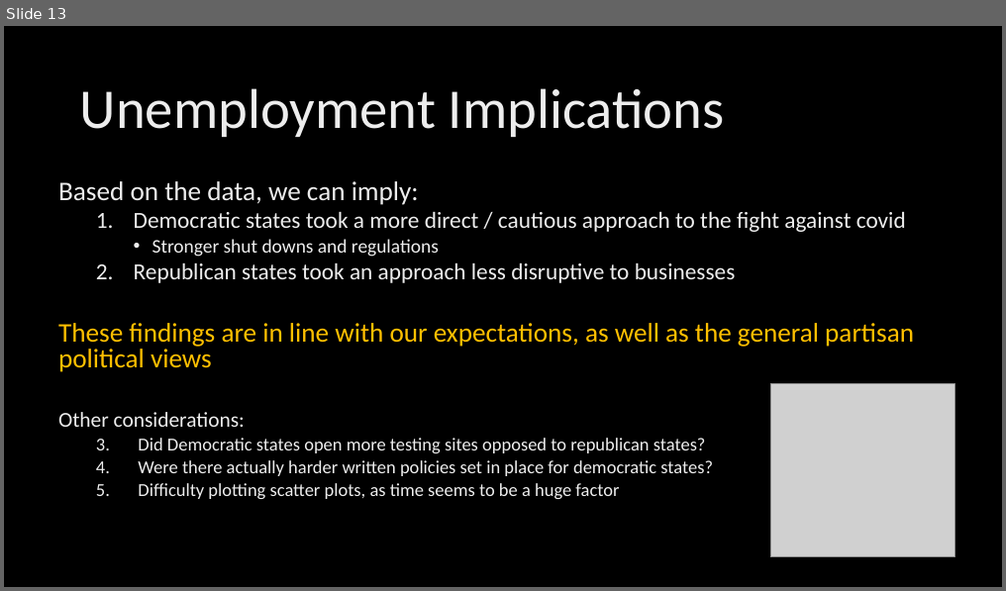
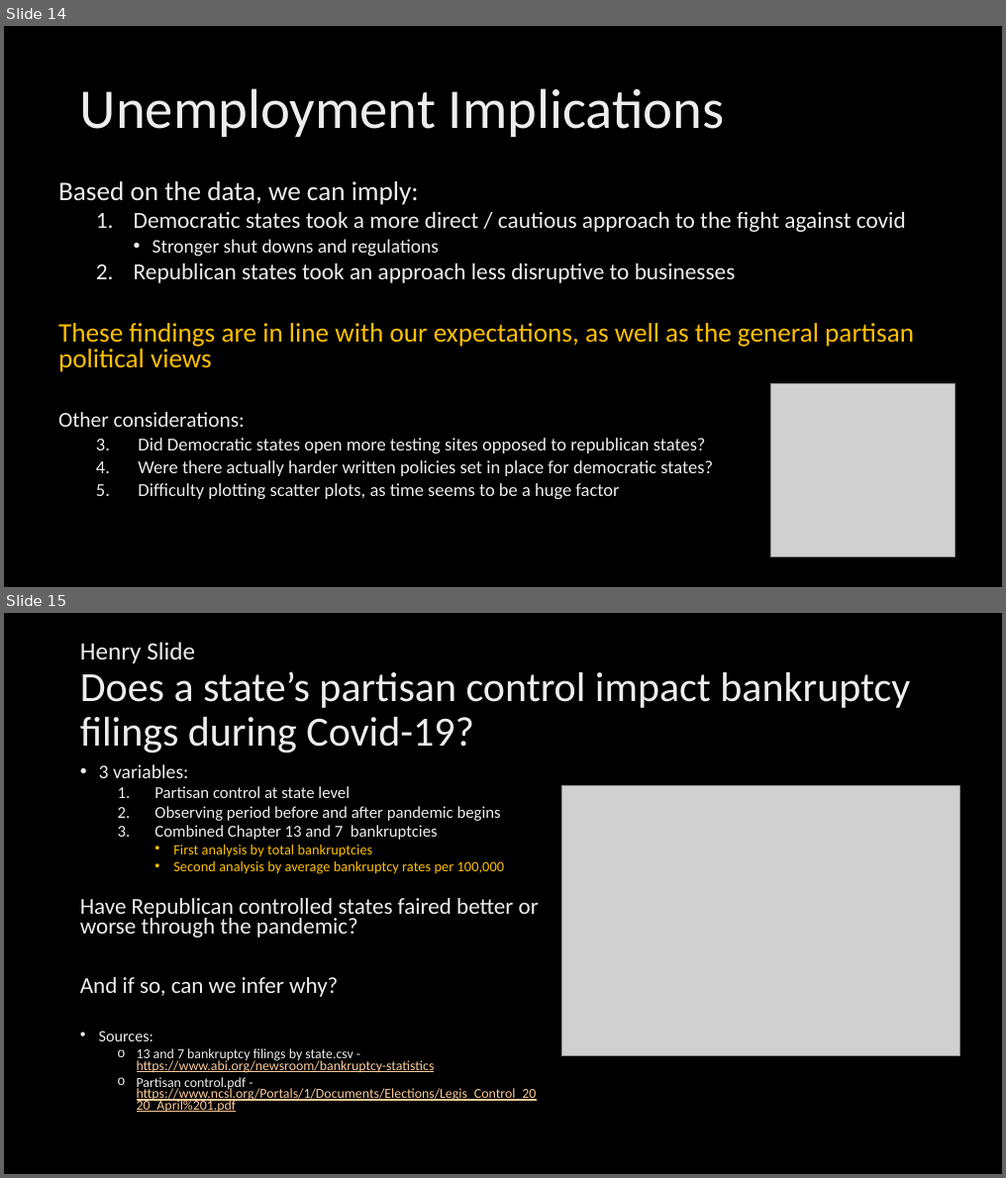
Before and after one commit to NUbee65/project-1-challenge, a slide deck: State Partisan Control affects on Covid - BrookC Variant.pptx. Shown one above the other, each under a label of ours: slide 13 before the commit, slides 14 and 15 after it. The pictures are 1006x591 and 1006x1178 pixels, drawn with LibreOffice and Linux fonts; fonts in the diff are those of the drawing; grey boxes stand for pictures; background and template pictures are left out. Boxes give left, top, right and bottom in pixels: in the first picture for what was removed or moved away, otherwise in the second. Text is boxed around its words. In the diff, an @@ line names an element or a change of style, - is before the commit and + after.

```diff
--- a/State Partisan Control affects on Covid - BrookC Variant.pptx
+++ b/State Partisan Control affects on Covid - BrookC Variant.pptx
@@ slide 15 added at box(4, 613, 1002, 1174), background picture (left out) @@
@@ title added at box(80, 642, 910, 754), 40 pt, text gradient #BFBFBF to #EDEDED to #FFFFFF @@
+Henry Slide
+Does a state’s partisan control impact bankruptcy filings during Covid-19?
@@ text added at box(80, 764, 539, 1112), 13.2 pt, text gradient #BFBFBF to #EDEDED to #FFFFFF @@
+• 3 variables:
+  1. Partisan control at state level
+  2. Observing period before and after pandemic begins
+  3. Combined Chapter 13 and 7 bankruptcies
+    • First analysis by total bankruptcies
+    • Second analysis by average bankruptcy rates per 100,000
+Have Republican controlled states faired better or worse through the pandemic?
+And if so, can we infer why?
+• Sources:
+  o 13 and 7 bankruptcy filings by state.csv - https://www.abi.org/newsroom/bankruptcy-statistics
+  o Partisan control.pdf - https://www.ncsl.org/Portals/1/Documents/Elections/Legis_Control_2020_April%201.pdf
@@ picture added at box(561, 785, 960, 1057) @@
@@ what was slide 13 is now slide 14 @@
```
Also in this commit, not shown: 5 slides changed, 4 other slides added, 1 other file.
